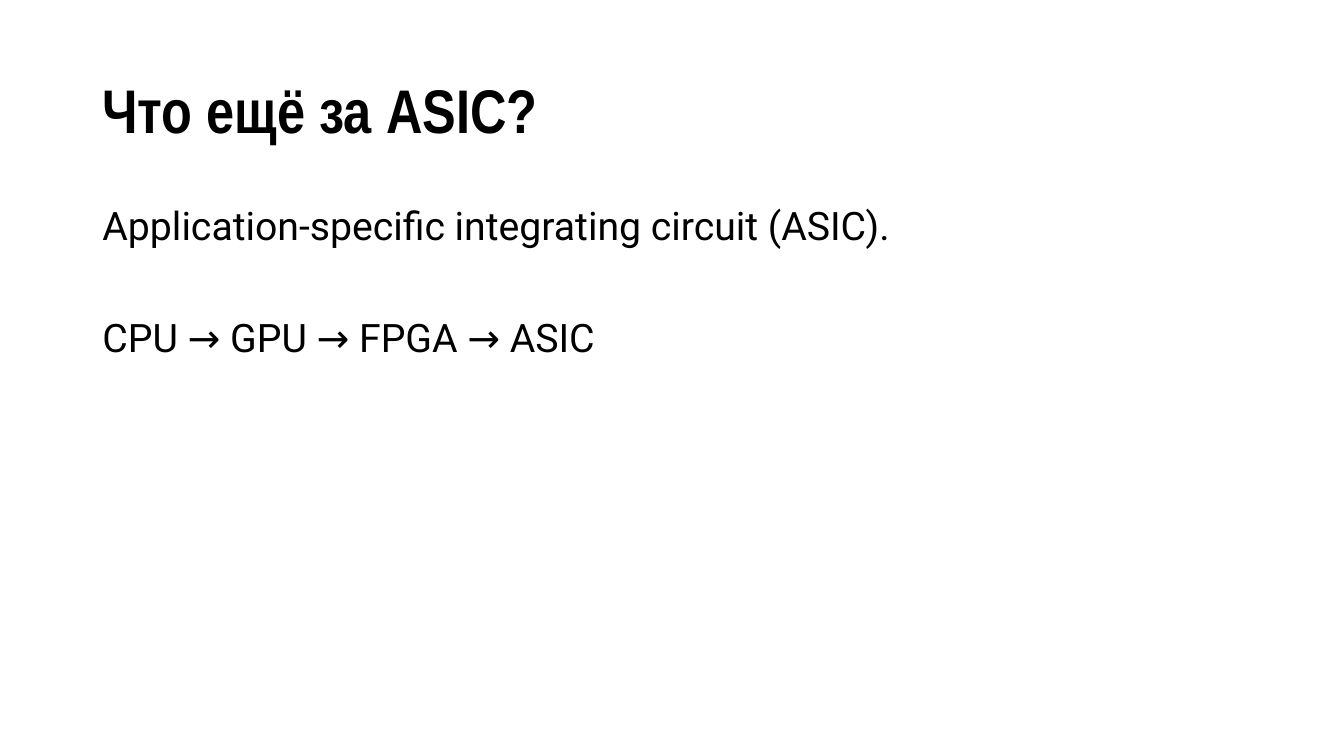
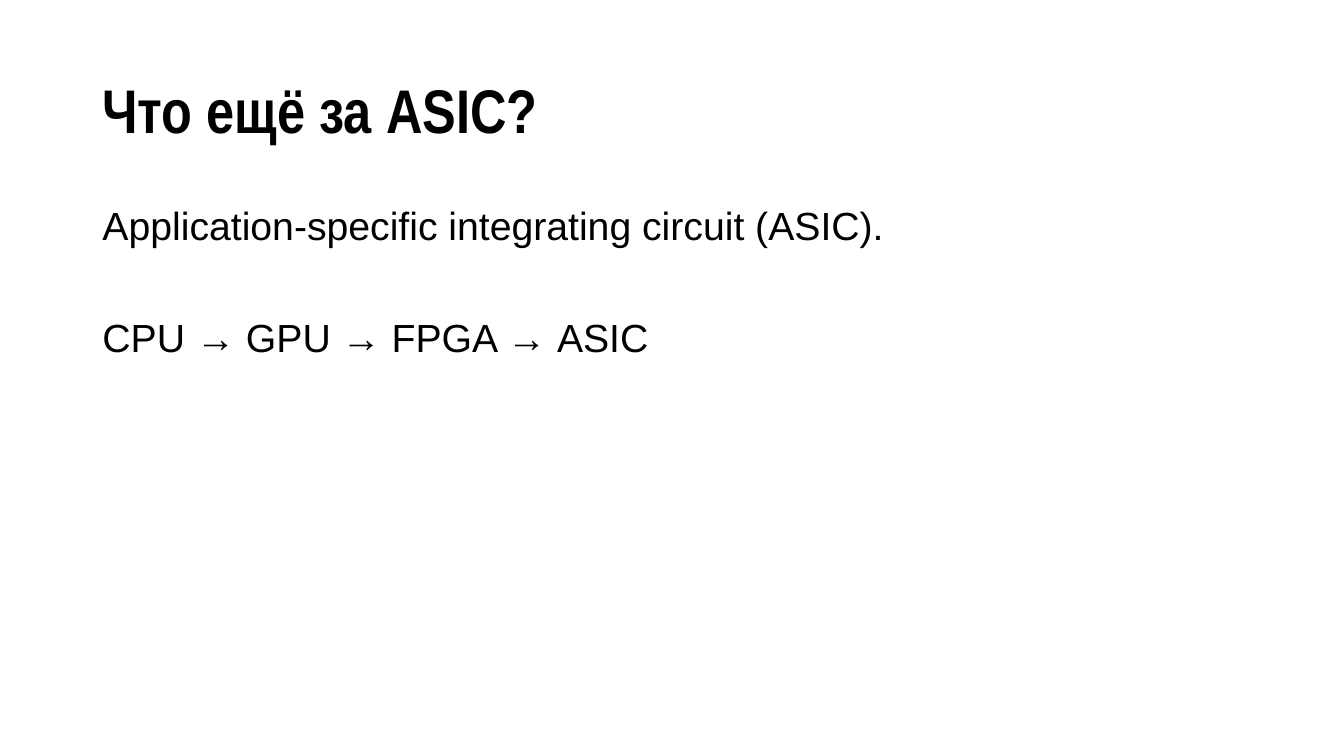
Before and after one commit to misteraverin/blockchain-materials, a slide deck: slide 45 of bittalk_max.pptx (slide 36 before the commit). Drawn at 1344x756 pixels with LibreOffice and Linux fonts; fonts in the diff are those of the drawing. Boxes give left, top, right and bottom in pixels: in the first picture for what was removed or moved away, otherwise in the second. Text is boxed around its words. In the diff, an @@ line names an element or a change of style, - is before the commit and + after.

```diff
--- a/bittalk_max.pptx
+++ b/bittalk_max.pptx
@@ text "Application-specific integrating circuit (ASIC)." at box(102, 211, 883, 353): font Roboto to Arial @@
```
Also in this commit, not shown: 14 other slides changed, 19 slides added, 1 slide removed, 1 other file.
